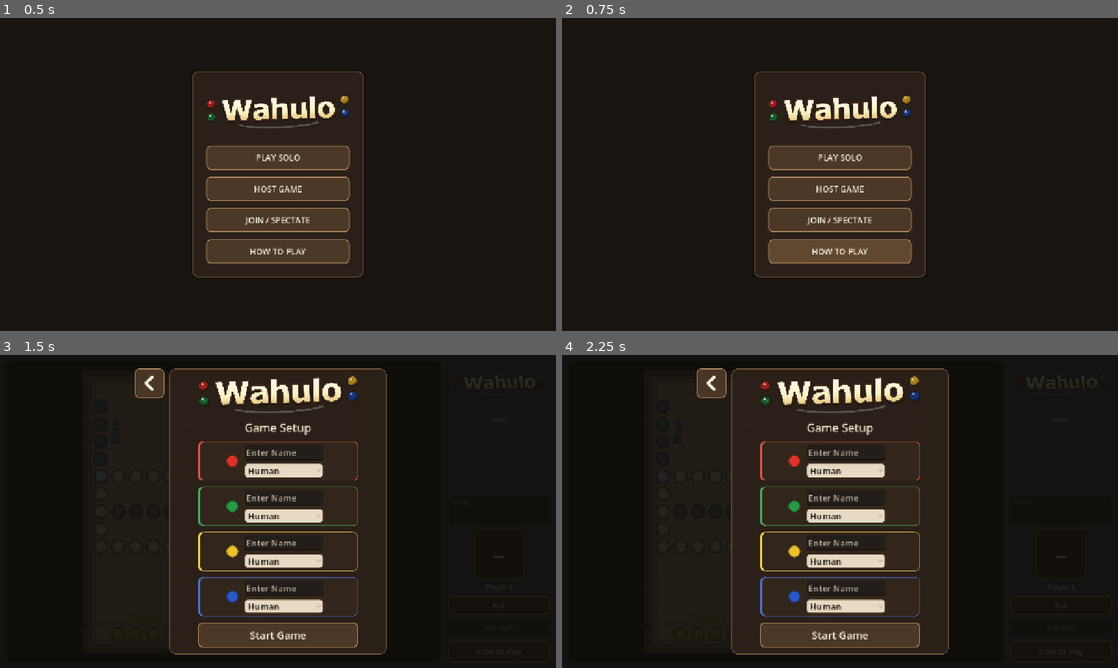
Above: before the commit, frames 1-4 (two rows, left to right).
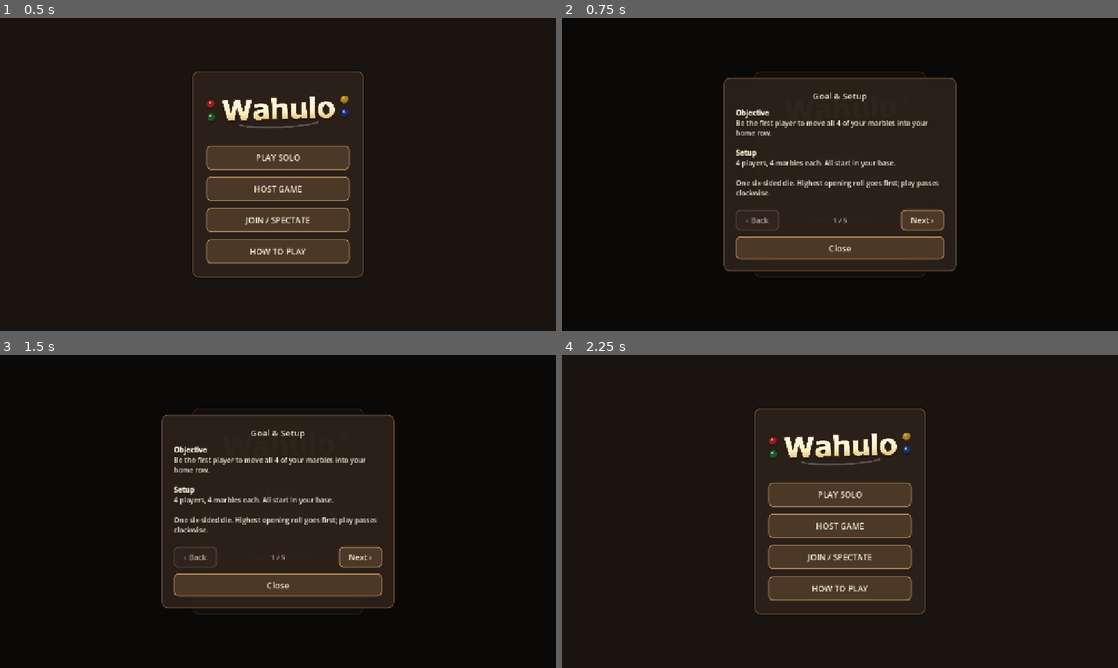
Above: after the commit, the same moments.

Repository: ItsTheMcCoy/wahoo-app
Game: Godot game, scene res://scenes/HomeScreen.tscn
The game is run twice, just before and just after one commit, with the same random seed, the same clock (stepped at 60 frames per second) and the same inputs.
Inputs:
- Up to frame 1 (0.5 s): no input
- Up to frame 2 (0.75 s): click "HOW TO PLAY" at 0.5 s
- Up to frame 3 (1.5 s): click "PLAY SOLO" at 1.25 s
- Up to frame 4 (2.25 s): click "How to Play" (after the commit: "HOW TO PLAY") at 2 s

Frame 1 is identical in both runs. In frame 2, 11% of the frame differs, in the area x 29-71%, y 17-83%; in frame 3, 22%, in the area x 17-98%, y 4-97%; in frame 4, 17%.
Error before the commit: Parse Error: Expected closing "]" after array elements. (res://scripts/how_to_play_overlay.gd:71)

Commit message:
Updated How to play location placement and formatting

Diff:
--- a/godot/scenes/HomeScreen.tscn
+++ b/godot/scenes/HomeScreen.tscn
@@ -58,7 +58,7 @@
 
 [node name="HowToPlayButton" type="Button" parent="MainCenter/HomePanel/Content"]
 layout_mode = 2
-custom_minimum_size = Vector2(0, 56)
+custom_minimum_size = Vector2(0, 72)
 text = "HOW TO PLAY"
 
 [node name="HostPromptLayer" type="Control" parent="."]
--- a/godot/scenes/Lobby.tscn
+++ b/godot/scenes/Lobby.tscn
@@ -45,6 +45,13 @@
 custom_minimum_size = Vector2(0, 195)
 expand_mode = 1
 stretch_mode = 5
+
+[node name="HowToPlayButton" type="Button" parent="ScrollContainer/Center/LobbyPanel/Content"]
+layout_mode = 2
+size_flags_horizontal = 4
+custom_minimum_size = Vector2(0, 44)
+text = "How to Play"
+theme_override_font_sizes/font_size = 16
 
 [node name="CodeRow" type="HBoxContainer" parent="ScrollContainer/Center/LobbyPanel/Content"]
 layout_mode = 2
@@ -167,11 +174,6 @@
 disabled = true
 text = "START GAME"
 
-[node name="HowToPlayButton" type="Button" parent="ScrollContainer/Center/LobbyPanel/Content"]
-layout_mode = 2
-custom_minimum_size = Vector2(0, 56)
-text = "How to Play"
-
 [node name="LobbyBackButton" type="Button" parent="."]
 layout_mode = 1
 offset_left = 14.0
--- a/godot/scenes/Main.tscn
+++ b/godot/scenes/Main.tscn
@@ -105,12 +105,6 @@
 disabled = true
 text = "End Turn"
 theme_override_font_sizes/font_size = 26
-
-[node name="HowToPlayButton" type="Button" parent="Root/SidePanel"]
-layout_mode = 2
-custom_minimum_size = Vector2(0, 52)
-text = "How to Play"
-theme_override_font_sizes/font_size = 18
 
 [node name="ChatSection" type="VBoxContainer" parent="Root/SidePanel"]
 layout_mode = 2
--- a/godot/scripts/how_to_play_overlay.gd
+++ b/godot/scripts/how_to_play_overlay.gd
@@ -21,7 +21,7 @@
 
 	"The center position is a major shortcut.\n\n[b]To enter:[/b]  Your marble must be in the first 6 squares after leavin …(513 unchanged characters)…
 
-	"Did you not read the first page?\n\nIt was literally the first sentence of the first page.
+	"Did you not read the first page?\n\nIt was literally the first sentence of the first page.",
 ]
 
 @onready var _title_label: Label          = $Center/HowToPlayPanel/HowToPlayContent/HowToPlayTitle
--- a/godot/scripts/lobby.gd
+++ b/godot/scripts/lobby.gd
@@ -115,7 +115,8 @@
 	var action_height := 54 if _compact_layout else 60
 	_leave_btn.custom_minimum_size = Vector2(100, action_height)
 	_start_game_btn.custom_minimum_size = Vector2(0, action_height)
-	_how_to_play_btn.custom_minimum_size = Vector2(0, action_height)
+	_how_to_play_btn.custom_minimum_size = Vector2(0, 40 if _compact_layout else 44)
+	_how_to_play_btn.size_flags_horizontal = Control.SIZE_SHRINK_CENTER
 	_chat_log.custom_minimum_size = Vector2(0, 148 if _compact_layout else 192)
 	_chat_send_btn.custom_minimum_size = Vector2(74 if _compact_layout else 60, 48)
 	call_deferred("_position_back_button")
@@ -552,6 +553,7 @@
 
 	for btn: Button in [_copy_code_btn, _copy_link_btn, _chat_send_btn, _leave_btn, _start_game_btn, _how_to_play_btn]:
 		_apply_button_theme(btn, btn_normal, btn_hover, btn_pressed, btn_disabled)
+	_how_to_play_btn.add_theme_font_size_override("font_size", 16)
 
 	var chat_style := StyleBoxFlat.new()
 	chat_style.bg_color = Color(0.13, 0.10, 0.08, 0.72)
--- a/godot/scripts/main.gd
+++ b/godot/scripts/main.gd
@@ -20,6 +20,7 @@
 const MENU_RESTART_GAME := 2
 const MENU_EXIT_TO_SETUP := 3
 const MENU_QUIT_APP := 4
+const MENU_HOW_TO_PLAY := 5
 # Profile keys in easiest→hardest order for builtin profiles.
 const BUILTIN_PROFILE_ORDER := [
 	"human", "random", "swarm", "tortoise", "engineer",
@@ -78,7 +79,6 @@
 @onready var _seat_label_1: Control = $SetupOverlay/SetupCenter/SetupPanel/SetupContent/PlayerCard1/PlayerCard1Inner/Seat1Dot
 @onready var _seat_label_2: Control = $SetupOverlay/SetupCenter/SetupPanel/SetupContent/PlayerCard2/PlayerCard2Inner/Seat2Dot
 @onready var _seat_label_3: Control = $SetupOverlay/SetupCenter/SetupPanel/SetupContent/PlayerCard3/PlayerCard3Inner/Seat3Dot
-@onready var _how_to_play_btn: Button = $Root/SidePanel/HowToPlayButton
 @onready var _how_to_play_overlay = $HowToPlayOverlay
 
 signal _opening_roll_pressed
@@ -116,7 +116,6 @@
 	_new_game_button.pressed.connect(_on_new_game_from_win)
 	_board.move_selected.connect(_on_board_move_selected)
 	_start_button.pressed.connect(_on_start_pressed)
-	_how_to_play_btn.pressed.connect(func(): _how_to_play_overlay.show_overlay())
 	_setup_back_button.pressed.connect(_on_setup_back_pressed)
 	_setup_back_button.text = "<"
 	WahooResponsiveLayout.style_icon_button(_setup_back_button)
@@ -415,7 +414,6 @@
 		_new_game_button,
 		_start_button,
 		_game_menu_button,
-		_how_to_play_btn,
 	]
 	for button in action_buttons:
 		button.add_theme_stylebox_override("normal", button_style_normal)
@@ -1214,6 +1212,8 @@
 	popup.clear()
 	if not popup.id_pressed.is_connected(_on_game_menu_id_pressed):
 		popup.id_pressed.connect(_on_game_menu_id_pressed)
+	popup.add_item("How to Play", MENU_HOW_TO_PLAY)
+	popup.add_separator()
 	if OS.has_feature("web"):
 		if _is_multiplayer:
 			popup.add_item("Leave Match", MENU_EXIT_TO_SETUP)
@@ -1234,6 +1234,8 @@
 	if _is_multiplayer and id in [MENU_SAVE_GAME, MENU_LOAD_GAME, MENU_RESTART_GAME]:
 		return
 	match id:
+		MENU_HOW_TO_PLAY:
+			_how_to_play_overlay.show_overlay()
 		MENU_SAVE_GAME:
 			_save_game()
 		MENU_LOAD_GAME:
